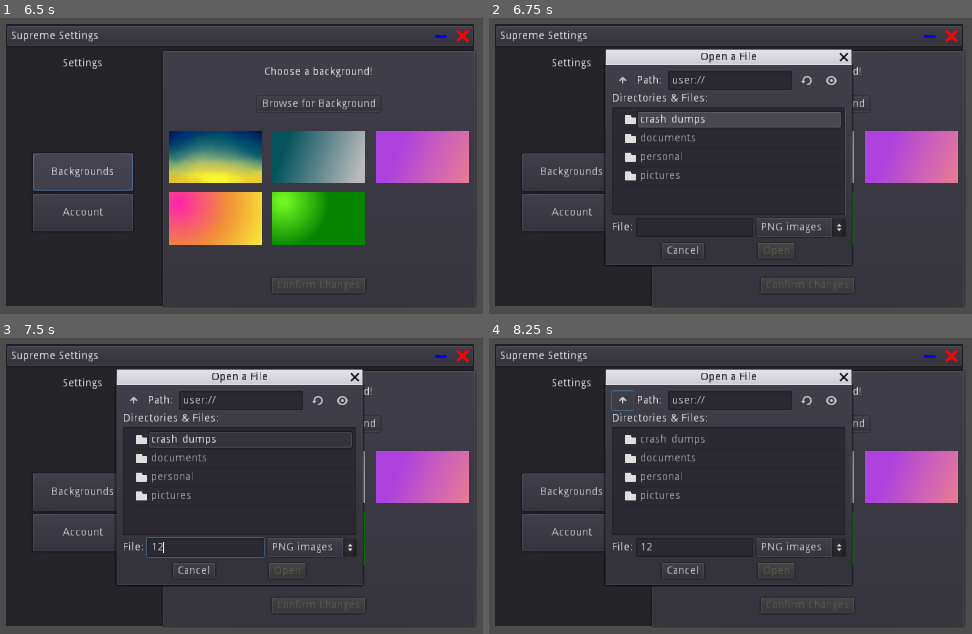
Above: before the commit, frames 1-4 (two rows, left to right).
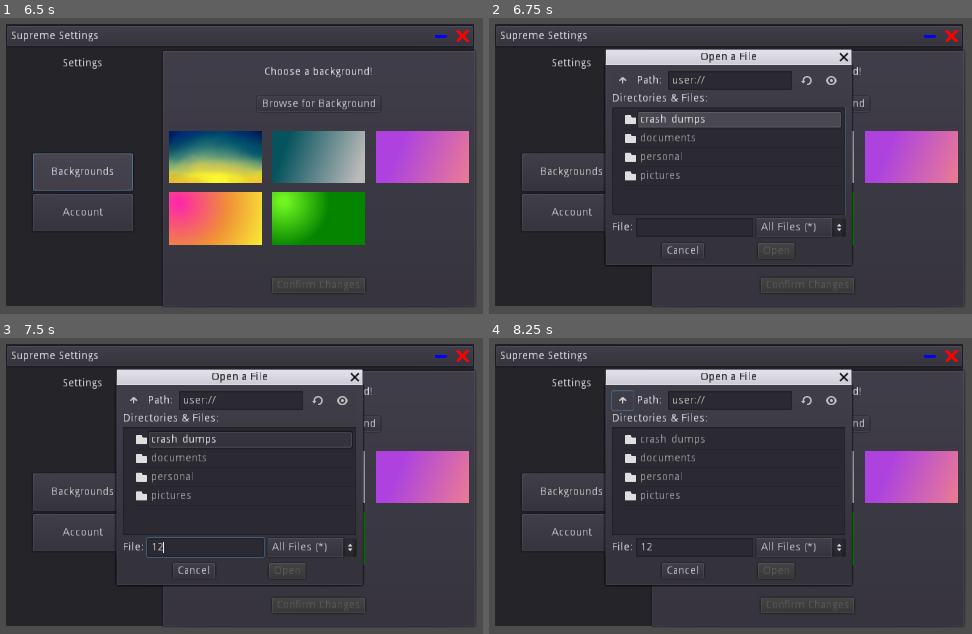
Above: after the commit, the same moments.

Repository: 2shady4u/supreme-dev-os
Game: Godot game, scene res://src/windows/Settings.tscn
Same seed, same stepped clock (60 frames per second), same inputs: the game is played once before the commit and once after it. This scene is started directly instead of the project's main scene. The engine's default icon, where the game draws it, is replaced by a stand-in: a white triangle on a blue panel in a dark square. Sound files missing from this copy of the repository are replaced by a short silence.
Inputs (mouse positions are in pixels of both pictures, inside the frame that each line leads up to):
- Up to frame 1 (6.5 s): click (439, 35) at 0.5 s; click "Account" at 1.25 s; click (371, 213) at 2.02 s; type "12" at 2.1 s; click (371, 237) at 2.25 s; type "12" at 2.33 s; click (439, 35) at 2.75 s; click "Account" at 3.5 s; click (439, 35) at 4.25 s; click "Account" at 5 s; click "Backgrounds" at 5.75 s
- Up to frame 2 (6.75 s): click "Browse for Background" at 6.5 s
- Up to frame 3 (7.5 s): click (207, 548) at 7.27 s; type "12" at 7.35 s
- Up to frame 4 (8.25 s): click (624, 400) at 8 s

Frame 1 is identical in both runs. In frame 2, 0.2% of the frame differs, in the area x 56-69%, y 68-73%; in frame 3, 0.2%; in frame 4, 0.2%.
Error in both runs: Invalid set index 'pressed' (on base: 'Nil') with value of type 'bool'. (res://src/windows/Settings.gd:51)

Commit message:
Fix image loading issue

Diff:
--- a/godot_project/src/autoload/State.gd
+++ b/godot_project/src/autoload/State.gd
@@ -260,7 +260,7 @@
 			if dir.current_is_dir():
 				copy_folder_content("{0}/{1}".format([source_folder, file_name]), "{0}/{1}".format([target_folder, file_name]))
 			else:
-				if file_name.get_extension() != "png":
+				if file_name.get_extension() != "import":
 					_error = dir.copy(source_folder + "/" + file_name, target_folder + "/" + file_name)
 					#print(_error)
 			file_name = dir.get_next()
--- a/godot_project/src/windows/Olympus.tscn
+++ b/godot_project/src/windows/Olympus.tscn
@@ -1,10 +1,9 @@
-[gd_scene load_steps=7 format=2]
+[gd_scene load_steps=6 format=2]
 
 [ext_resource path="res://src/windows/base/ProgramPanel.tscn" type="PackedScene" id=1]
 [ext_resource path="res://src/windows/olympus/ContentContainer.gd" type="Script" id=2]
 [ext_resource path="res://src/windows/Olympus.gd" type="Script" id=3]
 [ext_resource path="res://src/windows/olympus/FileMenu.gd" type="Script" id=4]
-[ext_resource path="res://copy_to_user/pictures/surprise.png" type="Texture" id=5]
 [ext_resource path="res://src/windows/base/FileDialog.tscn" type="PackedScene" id=6]
 
 [node name="Olympus" instance=ExtResource( 1 )]
@@ -126,11 +125,10 @@
 [node name="TextureRect" type="TextureRect" parent="VB/VB/Content/VB" index="1"]
 visible = false
 margin_right = 480.0
-margin_bottom = 442.0
+margin_bottom = 360.0
 rect_min_size = Vector2( 360, 360 )
 size_flags_horizontal = 3
 size_flags_vertical = 3
-texture = ExtResource( 5 )
 stretch_mode = 6
 
 [node name="DefaultLabel" type="Label" parent="VB/VB/Content/VB" index="2"]
--- a/godot_project/src/windows/olympus/ContentContainer.gd
+++ b/godot_project/src/windows/olympus/ContentContainer.gd
@@ -17,7 +17,7 @@
 			var content : String = Flow.load_TXT(path)
 			$VB/Label.text = content
 			$VB/Label.visible = true
-		"import":
+		"png":
 			var image = Image.new()
 			var err = image.load(path)
 			if err == OK:
--- a/godot_project/src/windows/settings/BackgroundsTab.tscn
+++ b/godot_project/src/windows/settings/BackgroundsTab.tscn
@@ -1,7 +1,7 @@
 [gd_scene load_steps=4 format=2]
 
 [ext_resource path="res://src/windows/settings/BackgroundThumbnail.tscn" type="PackedScene" id=1]
-[ext_resource path="res://src/windows/settings/FileDialog.gd" type="Script" id=2]
+[ext_resource path="res://src/windows/base/FileDialog.tscn" type="PackedScene" id=2]
 [ext_resource path="res://src/windows/settings/BackgroundsTab.gd" type="Script" id=3]
 
 [node name="BackgroundsTab" type="Control"]
@@ -116,22 +116,4 @@
 disabled = true
 text = "Confirm Changes"
 
-[node name="FileDialog" type="FileDialog" parent="."]
-anchor_left = 0.5
-anchor_top = 0.5
-anchor_right = 0.5
-anchor_bottom = 0.5
-margin_left = -157.5
-margin_top = -128.0
-margin_right = 157.5
-margin_bottom = 128.0
-rect_min_size = Vector2( 256, 256 )
-window_title = "Open a File"
-mode = 0
-access = 1
-current_dir = "user://"
-current_path = "user://"
-script = ExtResource( 2 )
-__meta__ = {
-"_edit_use_anchors_": false
-}
+[node name="FileDialog" parent="." instance=ExtResource( 2 )]
